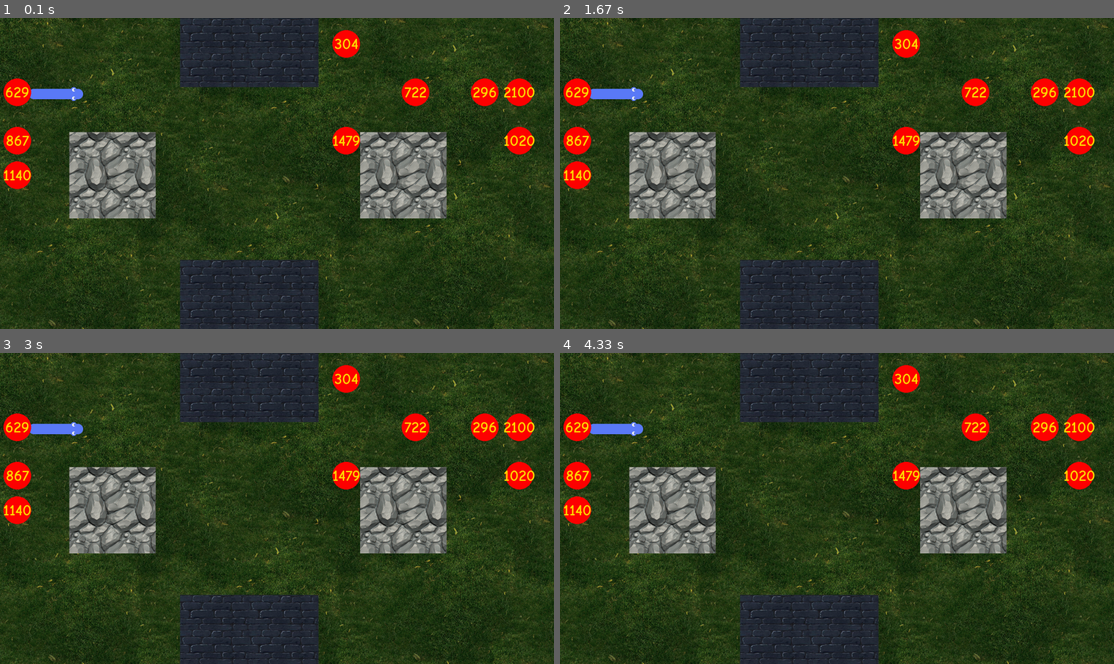
Above: before the commit, frames 1-4 (two rows, left to right).
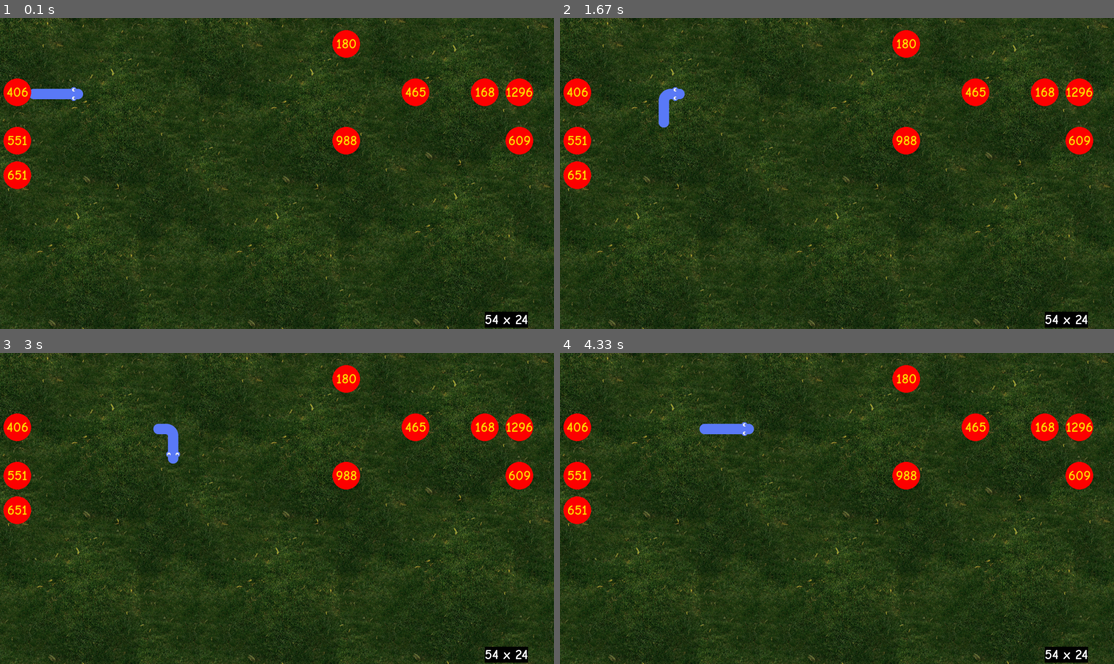
Above: after the commit, the same moments.

Repository: Zeus-HackOlympus/Ganitansh-GUI
Game: pygame game, started from game/game.py
Two runs of this game, one before a commit and one after it. Both use one fixed random seed, a clock stepped at 60 frames per second and the inputs below.
Inputs:
- Up to frame 1 (0.1 s): no input
- Up to frame 2 (1.67 s): tap S at 0.33 s; hold Right 0.67-1.13 s; hold Up 1.17-1.47 s; hold Right from 1.5 s (still down)
- Up to frame 3 (3 s): release Right at 1.97 s; hold Left 2-2.53 s; hold Down 2.57-2.87 s; hold Left from 2.9 s (still down)
- Up to frame 4 (4.33 s): release Left at 3.3 s; hold Up 3.33-3.7 s; hold Right from 3.73 s (still down)

The runs differ from the first frame. In frame 1, 20% of the frame differs, in the area x 0-97%, y 0-100%; in frame 2, 21%; in frame 3, 21%; in frame 4, 21%.

Commit message:
movement of snake corrected

Diff:
--- a/game/game.py
+++ b/game/game.py
@@ -119,12 +119,13 @@
         self.b = b
         # TODO: ADD REMAINING SPAWN POINTS
         self.spawn =  [
-            (50, 75),  (400, 75), (1000, 75), (1500, 75),
-            (50, 215), (400, 215), (1000, 215), (1200, 215), (1400, 215), (1500, 215),
-            (50, 355), (1000, 355),  (1400, 355), (1500, 355),
-            (50, 455),  (1000, 455), (1500, 455)
+            Vector2(50, 75),  Vector2(400, 75), Vector2(1000, 75), Vector2(1500, 75),
+            Vector2(50, 215), Vector2(400, 215), Vector2(1000, 215), Vector2(1200, 215), Vector2(1400, 215), Vector2(1500, 215),
+            Vector2(50, 355), Vector2(1000, 355),  Vector2(1400, 355), Vector2(1500, 355),
+            Vector2(50, 455),  Vector2(1000, 455), Vector2(1500, 455)
         ]
-        self.pos = []
+        self.pos_of_random = []
+
     def update_coordinates(self):
         pos = random.randint(0,len(self.spawn)-1)
         a = self.spawn[pos]
@@ -132,9 +133,9 @@
         return a
 
     def draw_cicle(self,pos:tuple):
-        self.pos.append(pos)
+        self.pos_of_ans = pos
         circle = pygame.draw.circle(screen, Color("red"), pos, 40)
-        font = pygame.font.Font('../assets/Fonts/Comic_Neue/ComicNeue-Bold.ttf', 45)
+        font = pygame.font.Font('../assets/Fonts/Comic_Neue/ComicNeue-Bold.ttf', 40)
         font = font.render(str(self.a * self.b), True, Color("gold"))
         screen.blit(font, font.get_rect(center=circle.center))
     def update_coordinates_random(self):
@@ -148,19 +149,23 @@
     def draw_random(self,pos,random):
         # pos
         for index,i in enumerate(pos) :
-            self.pos.append(pos)
+            self.pos_of_random.append(i)
             circle = pygame.draw.circle(screen, Color("red"), i, 40)
-            font = pygame.font.Font('../assets/Fonts/Comic_Neue/ComicNeue-Bold.ttf', 45)
+            font = pygame.font.Font('../assets/Fonts/Comic_Neue/ComicNeue-Bold.ttf', 40)
             font = font.render(str(random[index]* random[index+1]), True, Color("gold"))
             screen.blit(font, font.get_rect(center=circle.center))
 
 
 class Main:
-    def __init__(self,a,b):
+    def __init__(self):
+        a = random.randint(10, 99)
+        b = random.randint(10, 99)
         self.snake = Snake()
         self.a = a
         self.b = b
         self.fruit = FRUIT(a,b)
+        self.randomize()
+    def randomize(self):
         self.random_prod = self.get_random_product()
         self.co_of_random = self.fruit.update_coordinates_random()
         self.co_of_ans = self.fruit.update_coordinates()
@@ -171,22 +176,24 @@
         return self.b
 
     def check_collision(self):
-        for i in self.fruit.pos:
-            if i == self.snake.body[0]:
-                self.fruit.randomize()
-                self.snake.add_block()
-                self.snake.play_crunch_sound()
+        print(self.fruit.pos_of_ans)
+        if self.fruit.pos_of_ans == self.snake.body[0]:
+            print("COLLISION COLLISION COLLISION COLLISION COLLISION COLLISION COLLISION COLLISION")
+            self.randomize()
+            self.snake.add_block()
+            self.snake.play_crunch_sound()
 
             for block in self.snake.body[1:]:
-                if block == i:
-                    self.fruit.randomize()
+                if block == self.snake.body[0]:
+                    self.randomize()
     def check_fail(self):
-        if not 0  <= self.snake.body[0].x < cell_number or 0<=self.snake.body[0].y < cell_number:
+        if (self.snake.body[0].x > screen.get_width()-50) or (self.snake.body[0].y >screen.get_height()-50 ):
             self.game_over()
         for block in self.snake.body[1:]:
             if block == self.snake.body[0] :
                 self.game_over()
     def game_over(self):
+        print("game over")
         self.snake.reset()
 
     def draw_score(self):
@@ -196,6 +203,11 @@
         score_y = int(cell_size*cell_number - cell_number - 40)
         score_rect = score_surface.get_rect(center = (score_x,score_y))
         screen.blit(screen,score_rect)
+
+    def draw_equation(self):
+        font = pygame.font.Font("../assets/Fonts/Comic_Neue/ComicNeue-Bold.ttf",40)
+        font = font.render(str(self.a) +" x " + str(self.b),True,Color("White"),Color("Black"))
+        screen.blit(font,(1600-200,900-50))
 
     def get_update(self):
         self.snake.move_snake()
@@ -220,12 +232,13 @@
 
         # self.draw_grass()
         screen.blit(self.bg, (1600 - 1024, 0))
-        screen.blit(self.rock1, (screen.get_width() / 4 - 200, screen.get_height() / 2 - 120))
-        screen.blit(self.rock1, (3 * screen.get_width() / 4 - 160, screen.get_height() / 2 - 120))
-        screen.blit(self.wall1, (screen.get_width() / 2 - 280, 0))
-        screen.blit(self.wall1, (screen.get_width() / 2 - 280, screen.get_height() - 200))
+        # screen.blit(self.rock1, (screen.get_width() / 4 - 200, screen.get_height() / 2 - 120))
+        # screen.blit(self.rock1, (3 * screen.get_width() / 4 - 160, screen.get_height() / 2 - 120))
+        # screen.blit(self.wall1, (screen.get_width() / 2 - 280, 0))
+        # screen.blit(self.wall1, (screen.get_width() / 2 - 280, screen.get_height() - 200))
         self.draw_score()
         self.snake.draw_snake()
+        self.draw_equation()
         self.fruit.draw_cicle(self.co_of_ans)
         self.fruit.draw_random(self.co_of_random,self.random_prod)
         # temp - just for testing and getting spawn points
@@ -246,16 +259,14 @@
 
 
 # pygame.mixer.music.play()
-a = random.randint(10,99)
-b = random.randint(10,99)
-main = Main(a,b)
+
+main = Main()
 game_font = pygame.font.Font('../assets/Fonts/Comic_Neue/ComicNeue-Bold.ttf',24)
 SCREEN_UPDATE = pygame.USEREVENT
 pygame.time.set_timer(SCREEN_UPDATE,200)
 
 while running:
     for event in pygame.event.get():
-        print(event)
         # if snake touches ball update pos_of_center and
         if event.type == pygame.QUIT :
             running = False
